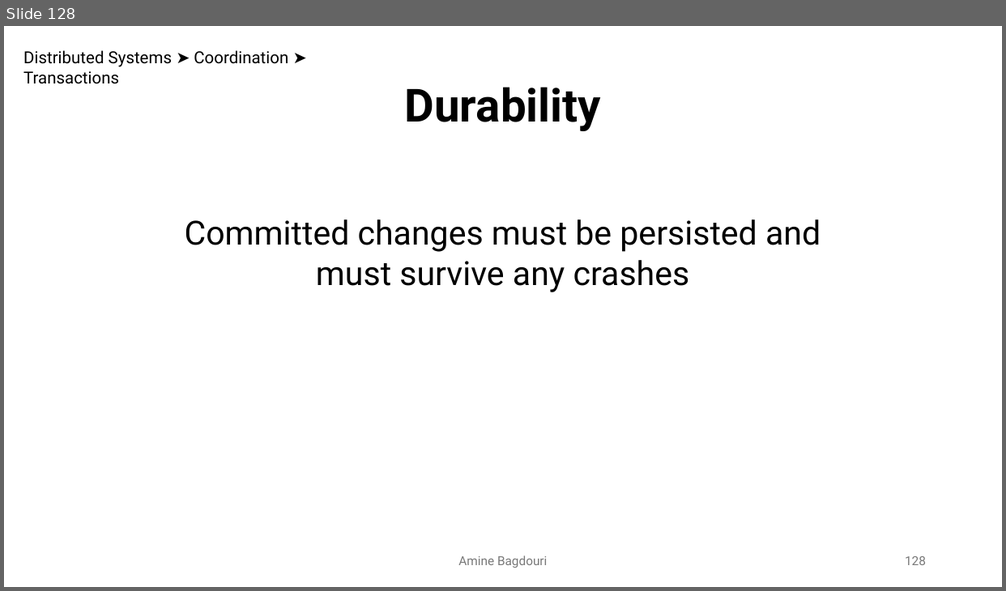
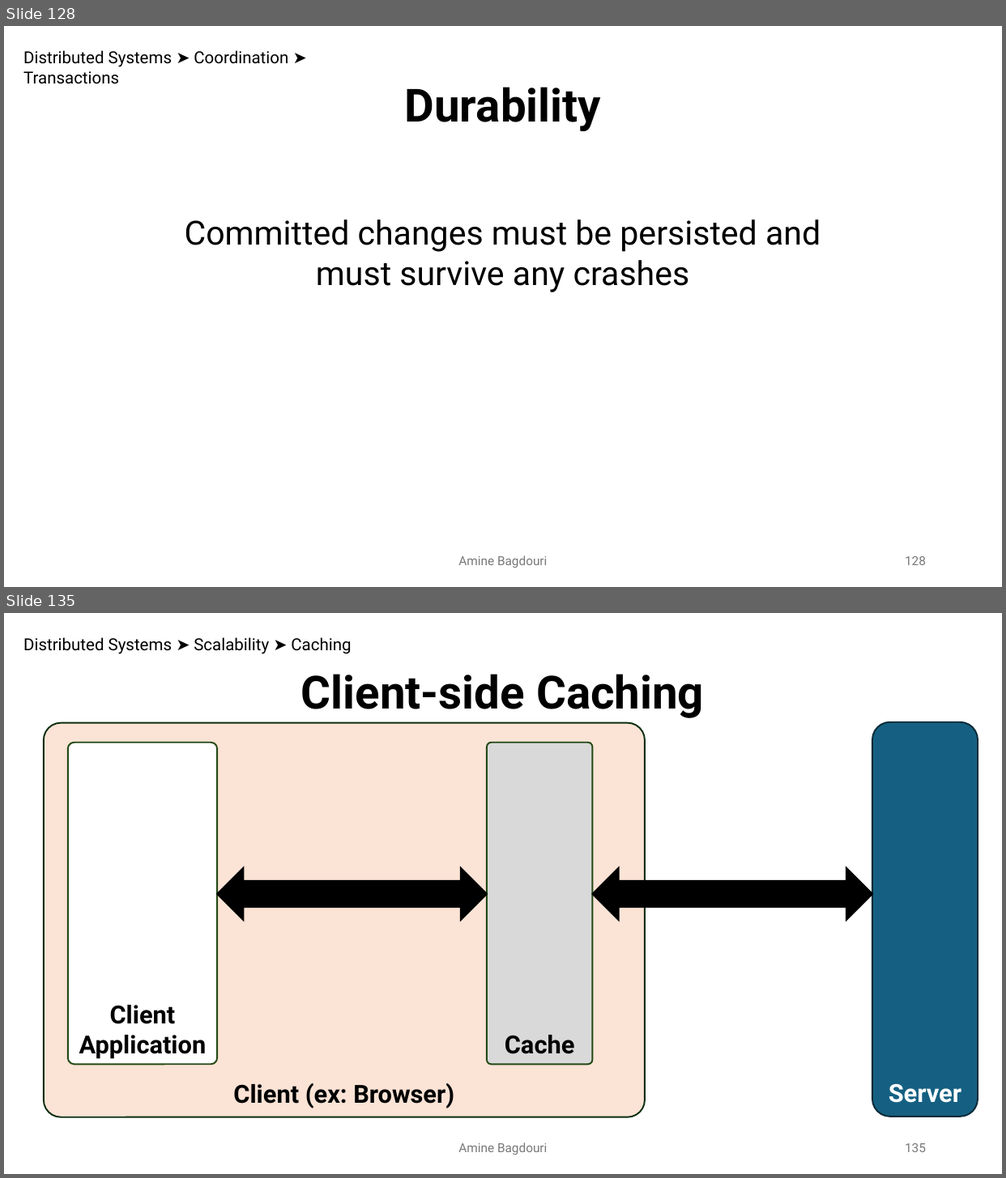
Before and after one commit to aminebag/distributed_systems, a slide deck: distributed_architectures.pptx. Shown one above the other, each under a label of ours: slide 128 before the commit, slides 128 and 135 after it; the slides between them are not shown. The pictures are 1006x591 and 1006x1178 pixels, drawn with LibreOffice and Linux fonts; fonts in the diff are those of the drawing. Boxes give left, top, right and bottom in pixels: in the first picture for what was removed or moved away, otherwise in the second. Text is boxed around its words. In the diff, an @@ line names an element or a change of style, - is before the commit and + after.

```diff
--- a/distributed_architectures.pptx
+++ b/distributed_architectures.pptx
@@ slide 135 added at <box>4,613,1002,1174</box>, background #FFFFFF @@
@@ text added at <box>23,637,351,654</box>, 16 pt, text #000000 @@
+Distributed Systems ➤ Scalability ➤ Caching
@@ text added at <box>301,674,704,718</box>, 44 pt, text #000000, bold @@
+Client-side Caching
@@ rounded rectangle added at <box>44,723,645,1118</box>, fill #FBE3D6, outline #0B2F10 1.5 pt, 24 pt, text #000000, bold @@
+Client (ex: Browser)
@@ rounded rectangle added at <box>872,722,978,1117</box>, fill #156082, outline #092A39 1.5 pt, 24 pt, text #FFFFFF, bold @@
+Server
@@ rounded rectangle added at <box>68,743,217,1064</box>, fill #FFFFFF, outline #224914 1.5 pt, 24 pt, text #000000, bold @@
+Client Application
@@ rounded rectangle added at <box>487,743,592,1064</box>, fill #D9D9D9, outline #224914 1.5 pt, 24 pt, text #000000, bold @@
+Cache
@@ left right arrow added at <box>217,868,487,921</box>, fill #000000, outline #000000 1.5 pt @@
@@ left right arrow added at <box>592,868,872,921</box>, fill #000000, outline #000000 1.5 pt @@
@@ text added at <box>458,1143,547,1155</box>, 12 pt, text #797979 @@
+Amine Bagdouri
@@ page number added at <box>905,1144,926,1152</box>, 12 pt, text #797979 @@
+135
```
Also in this commit, not shown: 17 other slides added.
